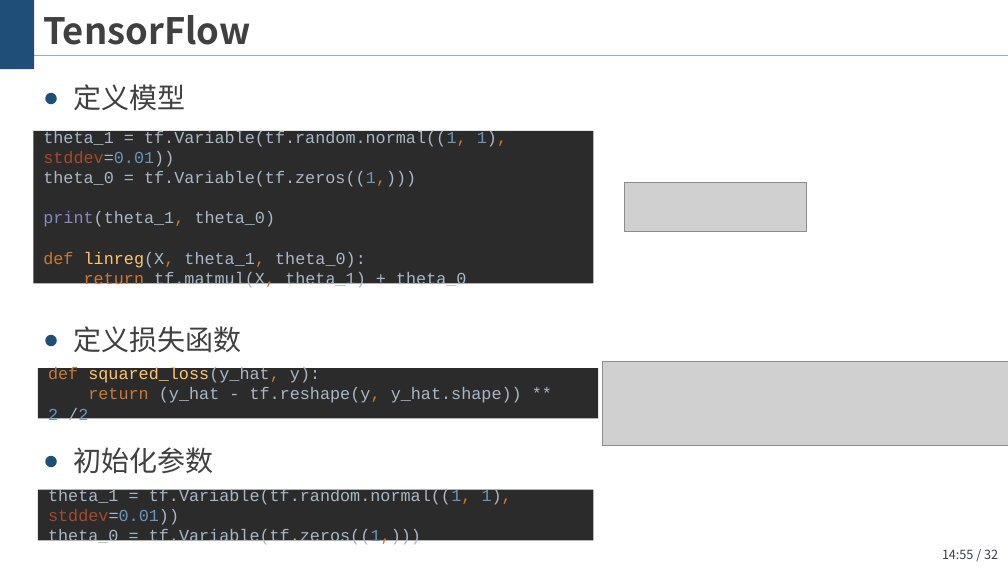
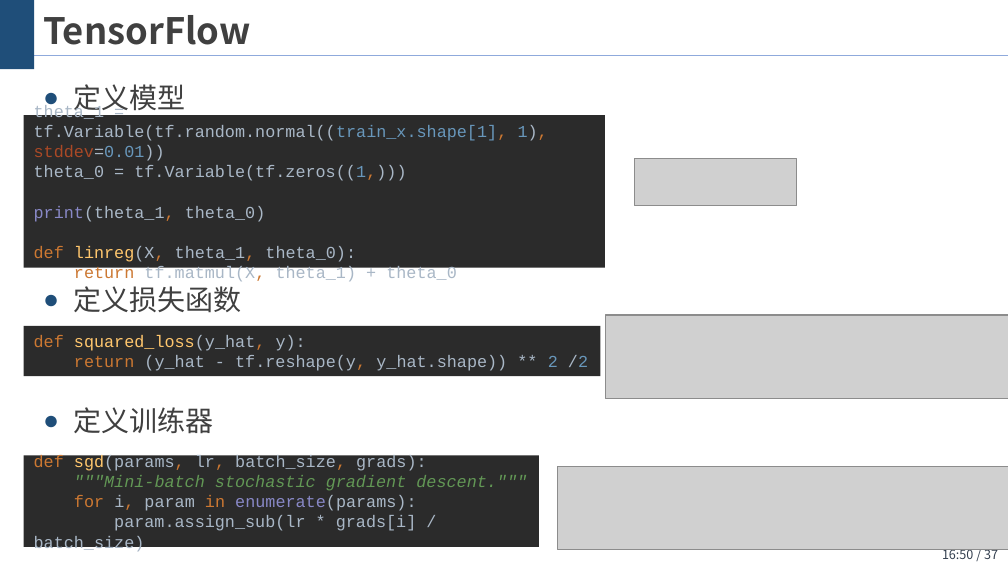
Before and after one commit to wangjin0818/Artificial_Intelligence_2021, a slide deck: slide 37 of chapter 02 - Linear regression with multiple variables/多变量线性回归.pptx (slide 32 before the commit). Drawn at 1008x567 pixels with LibreOffice and Linux fonts; fonts in the diff are those of the drawing; grey boxes stand for pictures; background and template pictures are left out. Boxes give left, top, right and bottom in pixels: in the first picture for what was removed or moved away, otherwise in the second. Text is boxed around its words. In the diff, an @@ line names an element or a change of style, - is before the commit and + after.

```diff
--- a/chapter 02 - Linear regression with multiple variables/多变量线性回归.pptx
+++ b/chapter 02 - Linear regression with multiple variables/多变量线性回归.pptx
@@ rectangle "theta_1 = tf.Variable(tf.random.normal((train_x.shape[1], 1) ...": place and size @@
-rectangle "theta_1 = tf.Variable(tf.random.normal((train_x.shape[1], 1) ..." at box(33, 131, 594, 283)
+rectangle "theta_1 = tf.Variable(tf.random.normal((train_x.shape[1], 1) ..." at box(23, 115, 605, 267)
@@ text in rectangle at box(34, 104, 548, 282): text changed @@
-theta_1 = tf.Variable(tf.random.normal((1, 1), stddev=0.01))
-theta_0 = tf.Variable(tf.zeros((1,)))
-print(theta_1, theta_0)
-def linreg(X, theta_1, theta_0):
-return tf.matmul(X, theta_1) + theta_0
+theta_1 = tf.Variable(tf.random.normal((train_x.shape[1], 1), stddev=0.01))
+theta_0 = tf.Variable(tf.zeros((1,)))
+print(theta_1, theta_0)
+def linreg(X, theta_1, theta_0):
+return tf.matmul(X, theta_1) + theta_0
@@ picture added at box(634, 158, 796, 206) @@
@@ picture removed at box(625, 182, 806, 232) @@
@@ rectangle "def squared_loss(y_hat, y): return (y_hat ...": place and size @@
-rectangle "def squared_loss(y_hat, y): return (y_hat ..." at box(38, 368, 599, 418)
+rectangle "def squared_loss(y_hat, y): return (y_hat ..." at box(23, 326, 600, 376)
@@ picture: place and size @@
-picture at box(603, 362, 1008, 446)
+picture at box(605, 316, 1008, 399)
@@ text at box(73, 407, 213, 434): text changed @@
-● 初始化参数
+● 定义训练器
@@ rectangle added at box(23, 456, 538, 547), fill #2B2B2B, 12 pt, text #A9B7C6 @@
+def sgd(params, lr, batch_size, grads):
+"""Mini-batch stochastic gradient descent."""
+for i, param in enumerate(params):
+param.assign_sub(lr * grads[i] / batch_size)
@@ picture added at box(557, 467, 1008, 549) @@
@@ rectangle removed at box(38, 490, 594, 540) @@
-theta_1 = tf.Variable(tf.random.normal((1, 1), stddev=0.01))
-theta_0 = tf.Variable(tf.zeros((1,)))
@@ page number at box(942, 546, 998, 559): text changed @@
-14:55 / 32
+16:50 / 37
```
Also in this commit, not shown: 9 other slides changed, 6 slides added, 2 slides removed.
